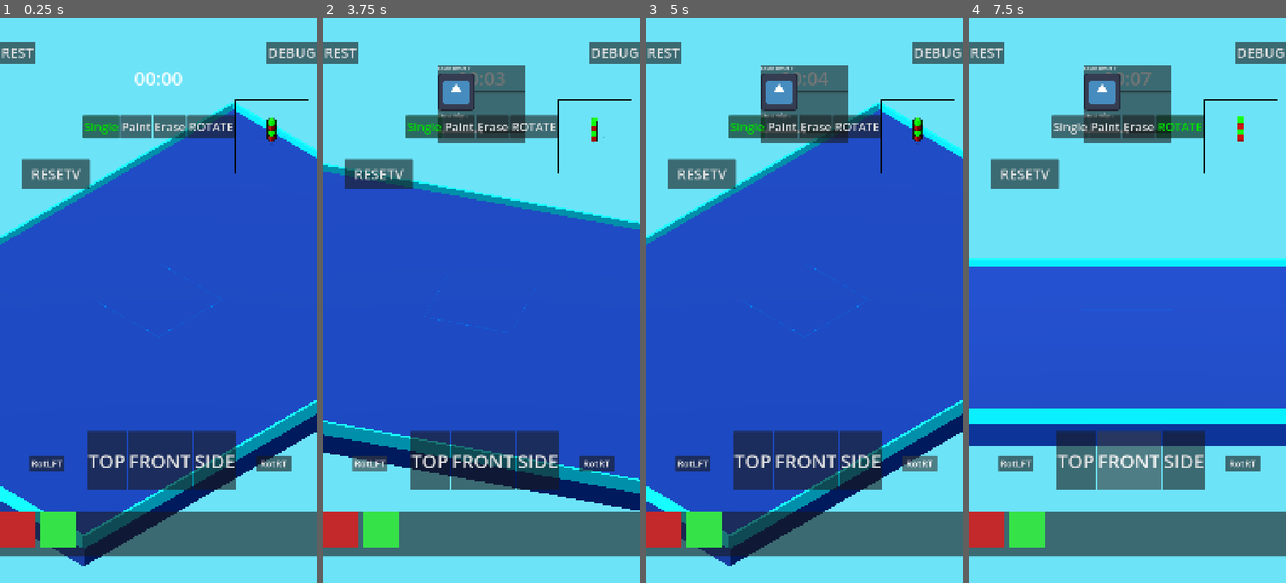
Above: before the commit, frames 1-4 (left to right).
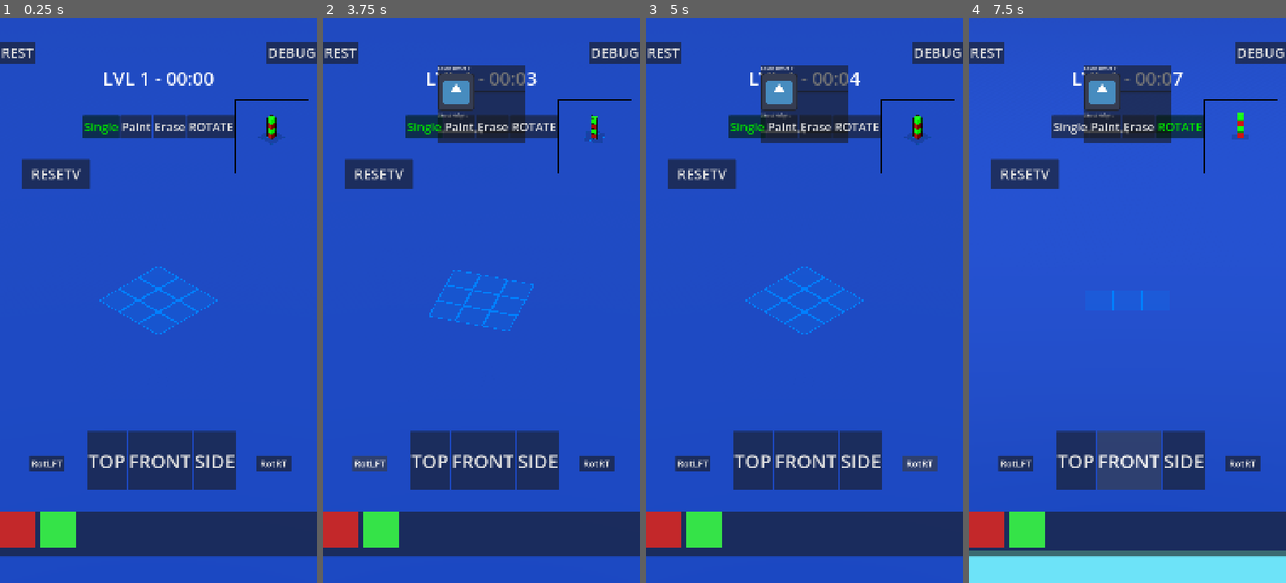
Above: after the commit, the same moments.

Repository: shivdulipati/historical-voxel-builder
Game: Godot game, scene res://main.tscn
Two runs of this game, one before a commit and one after it. Both use one fixed random seed, a clock stepped at 60 frames per second and the inputs below. The engine's default icon, where the game draws it, is replaced by a stand-in: a white triangle on a blue panel in a dark square.
Inputs:
- Up to frame 1 (0.25 s): no input
- Up to frame 2 (3.75 s): click "REST" at 0.5 s; click "Single" at 1.25 s; click "Single" at 2 s; click "DEBUG" at 2.75 s; click "RotLFT" at 3.5 s
- Up to frame 3 (5 s): click "RotRT" at 4.25 s
- Up to frame 4 (7.5 s): click "Paint" at 5 s; click "ROTATE" at 5.75 s; click "TOP" at 6.5 s; click "FRONT" at 7.25 s

The runs differ from the first frame. In frame 1, 43% of the frame differs, in the area x 0-100%, y 0-100%; in frame 2, 53%; in frame 3, 42%; in frame 4, 64%, in the area x 0-100%, y 0-95%.

Commit message:
End of Day

Diff:
--- a/new-game-project/grid_box.gdshader
+++ b/new-game-project/grid_box.gdshader
@@ -4,28 +4,21 @@
 uniform vec4 grid_color : source_color = vec4(0.0, 0.5, 1.0, 1.0);
 uniform float line_thickness = 0.04;
 uniform float floor_opacity = 0.2;
-uniform float box_height = 1.0;
+uniform vec2 grid_dimensions = vec2(5.0, 5.0);
 
-varying vec3 local_pos;
+varying vec2 UV_coords;
 
 void vertex() {
-	local_pos = VERTEX;
+	// For a PlaneMesh, VERTEX.xz gives us perfect local coordinates from center
+	UV_coords = VERTEX.xz;
 }
 
 void fragment() {
-	// Mathematically isolate the bottom face of the box
-	float bottom_y = -(box_height / 2.0);
-	float is_bottom = 0.0;
-	if (local_pos.y < bottom_y + 0.05) {
-		is_bottom = 1.0;
-	}
-
-	// 2D grid strictly on the XZ floor plane
-	vec2 grid = abs(fract(local_pos.xz + 0.5) - 0.5);
+	// Center-aligned grid lines matching world units
+	vec2 grid = abs(fract(UV_coords) - 0.5);
 	vec2 lines = step(grid, vec2(line_thickness));
 	float grid_mask = max(lines.x, lines.y);
 
 	ALBEDO = grid_color.rgb;
-	// The walls disappear because is_bottom is 0.0 everywhere except the floor
-	ALPHA = max(grid_mask, floor_opacity) * grid_color.a * is_bottom;
+	ALPHA = max(grid_mask, floor_opacity) * grid_color.a;
 }
--- a/new-game-project/main.gd
+++ b/new-game-project/main.gd
@@ -170,7 +170,9 @@
 
 func _process(delta: float) -> void:
 	_elapsed += delta
-	_timer_label.text = "%02d:%02d" % [int(_elapsed) / 60, int(_elapsed) % 60]
+	# Prepends the level number (1-indexed) to the timer format
+	_timer_label.text = "LVL %d - %02d:%02d" % [current_level_index + 1, int(_elapsed) / 60, int(_elapsed) % 60]
+
 	if ref_camera_pivot:
 		ref_camera_pivot.rotation = camera_pivot.rotation
 
@@ -283,14 +285,42 @@
 	limit_z = maxf(0.0, (dim_z - 1.0) / 2.0)
 	limit_y = dim_y
 
-	# Size the grid as a true 3D volume and lift it so its base sits flush on the floor.
-	_grid_mesh.mesh.size = Vector3(dim_x, dim_y, dim_z)
-	_grid_mesh.position.y = dim_y / 2.0
-
-	# --- Update grid shader to keep line density proportional to grid size ---
+	# --- Dynamic Camera Framing & Environment Scale ---
+	# Find the largest dimension of the current puzzle (hoisted for scope safety)
+	var max_dim = maxf(dim_x, maxf(dim_y, dim_z))
+
+	var main_camera = camera_pivot.get_node_or_null("Camera3D")
+	if main_camera:
+		# Calculate a comfortable viewing distance/size
+		var required_size = max_dim * 1.8 + 4.0
+
+		if main_camera.projection == Camera3D.PROJECTION_ORTHOGONAL:
+			main_camera.size = required_size
+		else:
+			main_camera.position = Vector3(0.0, 0.0, required_size)
+
+	# Scale up the background environment
+	var bg_floor = get_node_or_null("Floor/BackgroundFloor")
+	if bg_floor:
+		# Ensure the floor is always vastly larger than the puzzle grid
+		var floor_scale = maxf(20.0, max_dim * 4.0)
+		bg_floor.scale = Vector3(floor_scale, 1.0, floor_scale)
+
+	# --- Convert mesh to a flat PlaneMesh to prevent 3D clipping quirks ---
+	var flat_plane = PlaneMesh.new()
+	flat_plane.size = Vector2(dim_x, dim_z)
+	_grid_mesh.mesh = flat_plane
+
+	# --- Position flat plane exactly at the base, slightly lifted to prevent Z-fighting ---
+	_grid_mesh.position = Vector3(0.0, 0.002, 0.0)
+
+	# --- Pass dimensions to the clean flat shader ---
 	var grid_mat = _grid_mesh.get_active_material(0)
-	grid_mat.set_shader_parameter("line_thickness", 0.06 / dim_x)
-	grid_mat.set_shader_parameter("box_height", float(dim_y))
+	grid_mat.set_shader_parameter("line_thickness", 0.04)
+	grid_mat.set_shader_parameter("grid_dimensions", Vector2(dim_x, dim_z))
+
+	# Force the grid plane to render BEFORE the blocks to fix transparency sorting
+	grid_mat.render_priority = -1
 
 	# --- Clear live blocks and reset state ---
 	var tree = get_tree()
@@ -353,19 +383,26 @@
 		var mesh_instance := MeshInstance3D.new()
 		mesh_instance.mesh = box
 		mesh_instance.material_override = mat
-		mesh_instance.position = grid_pos
+		# Add 0.5 to the Y coordinate so the center of the block sits above the floor plane
+		mesh_instance.position = Vector3(grid_pos.x, grid_pos.y + 0.5, grid_pos.z)
 
 		target_container.add_child(mesh_instance)
 
-	# 3. Apply the Clear Glass Holographic Grid
+	# 3. Apply the Flat Glass Holographic Grid
 	var bounds_size := Vector3((limit_x * 2.0) + 1.0, limit_y, (limit_z * 2.0) + 1.0)
 	var bounds_center := Vector3(0.0, limit_y / 2.0, 0.0)
 
 	var holo_instance := MeshInstance3D.new()
-	var holo_box := BoxMesh.new()
-	holo_box.size = bounds_size
-	holo_instance.mesh = holo_box
-	holo_instance.position = bounds_center
+	var flat_plane := PlaneMesh.new()
+
+	# Size the plane based on the exact grid limits
+	var plane_x: float = (limit_x * 2.0) + 1.0
+	var plane_z: float = (limit_z * 2.0) + 1.0
+	flat_plane.size = Vector2(plane_x, plane_z)
+
+	holo_instance.mesh = flat_plane
+	# Position at base, slightly lifted to prevent Z-fighting with floor faces
+	holo_instance.position = Vector3(0.0, 0.002, 0.0)
 
 	if _grid_mesh and _grid_mesh.get_active_material(0):
 		holo_instance.material_override = _grid_mesh.get_active_material(0)
@@ -473,14 +510,18 @@
 
 
 func paint_block_at(grid_pos: Vector3, color_name: String, color_val: Color) -> void:
-	if current_build.has(grid_pos):
-		return
+	# Convert physical world Y (e.g., 0.5) to logical grid Y (e.g., 0)
+	var logical_pos = Vector3(grid_pos.x, round(grid_pos.y - 0.5), grid_pos.z)
+
+	if current_build.has(logical_pos):
+		return
+
 	var new_block = block_scene.instantiate()
 	add_child(new_block)
 	new_block.set_block_color(color_val, color_name)
 	new_block.global_position = grid_pos
 	new_block.is_placed = true
-	new_block.current_grid_position = grid_pos
+	new_block.current_grid_position = logical_pos
 	new_block.freeze = true
 	new_block.gravity_scale = 0.0
 	new_block.get_node("CollisionShape3D").disabled = false
@@ -490,5 +531,6 @@
 	if new_block.has_node("AudioStreamPlayer"):
 		new_block.get_node("AudioStreamPlayer").play()
 
-	current_build[grid_pos] = color_name
+	# Save the logical integer position to the build dictionary
+	current_build[logical_pos] = color_name
 	check_win_condition()
--- a/new-game-project/main.tscn
+++ b/new-game-project/main.tscn
@@ -53,6 +53,8 @@
 shader = ExtResource("5_lquwl")
 shader_parameter/grid_color = Color(0, 0.5, 1, 1)
 shader_parameter/line_thickness = 0.02000000095
+shader_parameter/floor_opacity = 0.2
+shader_parameter/grid_dimensions = Vector2(5, 5)
 
 [sub_resource type="BoxMesh" id="BoxMesh_5vw27"]
 size = Vector3(3, 3, 3)
@@ -76,26 +78,26 @@
 [node name="Floor" type="StaticBody3D" parent="." unique_id=1165671224]
 transform = Transform3D(1, 0, 0, 0, 1, 0, 0, 0, 1, -0.5, -2, -0.5)
 
-[node name="MeshInstance3D" type="MeshInstance3D" parent="Floor" unique_id=1834396108]
+[node name="BackgroundFloor" type="MeshInstance3D" parent="Floor" unique_id=1834396108]
 mesh = SubResource("BoxMesh_0xm2m")
 surface_material_override/0 = SubResource("StandardMaterial3D_h2yge")
 
-[node name="Border_North" type="MeshInstance3D" parent="Floor/MeshInstance3D" unique_id=499614805]
+[node name="Border_North" type="MeshInstance3D" parent="Floor/BackgroundFloor" unique_id=499614805]
 transform = Transform3D(1, 0, 0, 0, 1, 0, 0, 0, 1, 0, 0.5, -10.5)
 mesh = SubResource("BoxMesh_lquwl")
 surface_material_override/0 = SubResource("StandardMaterial3D_7mycd")
 
-[node name="Border_South" type="MeshInstance3D" parent="Floor/MeshInstance3D" unique_id=1774381681]
+[node name="Border_South" type="MeshInstance3D" parent="Floor/BackgroundFloor" unique_id=1774381681]
 transform = Transform3D(1, 0, 0, 0, 1, 0, 0, 0, 1, 0, 0.5, 10.5)
 mesh = SubResource("BoxMesh_272bh")
 surface_material_override/0 = SubResource("StandardMaterial3D_5vw27")
 
-[node name="Border_East" type="MeshInstance3D" parent="Floor/MeshInstance3D" unique_id=1983037966]
+[node name="Border_East" type="MeshInstance3D" parent="Floor/BackgroundFloor" unique_id=1983037966]
 transform = Transform3D(1, 0, 0, 0, 1, 0, 0, 0, 1, 7, 0.5, 0)
 mesh = SubResource("BoxMesh_kek77")
 surface_material_override/0 = SubResource("StandardMaterial3D_4c57u")
 
-[node name="Border_West" type="MeshInstance3D" parent="Floor/MeshInstance3D" unique_id=1928196421]
+[node name="Border_West" type="MeshInstance3D" parent="Floor/BackgroundFloor" unique_id=1928196421]
 transform = Transform3D(1, 0, 0, 0, 1, 0, 0, 0, 1, -7, 0.5, 0)
 mesh = SubResource("BoxMesh_efxa6")
 surface_material_override/0 = SubResource("StandardMaterial3D_dg77c")
